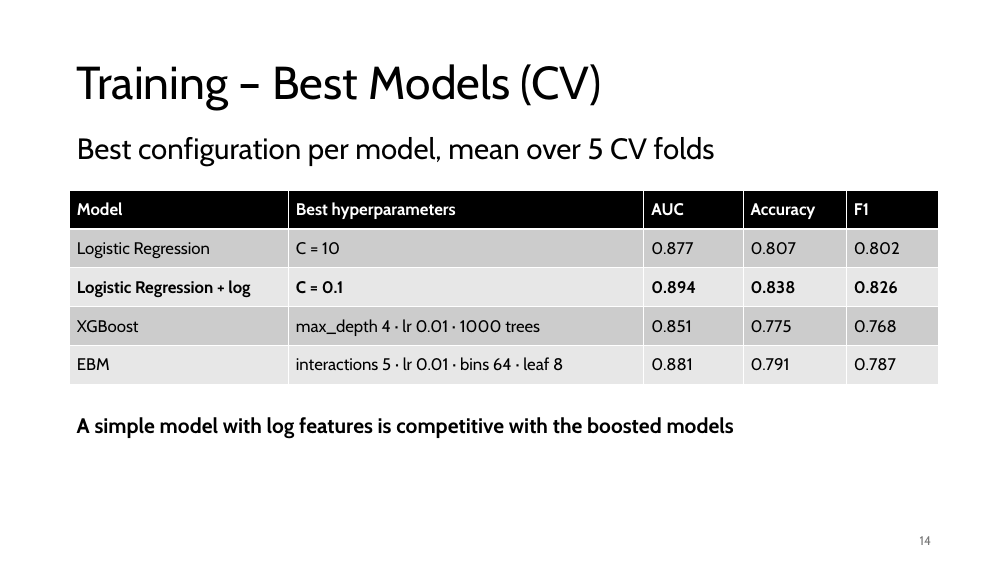
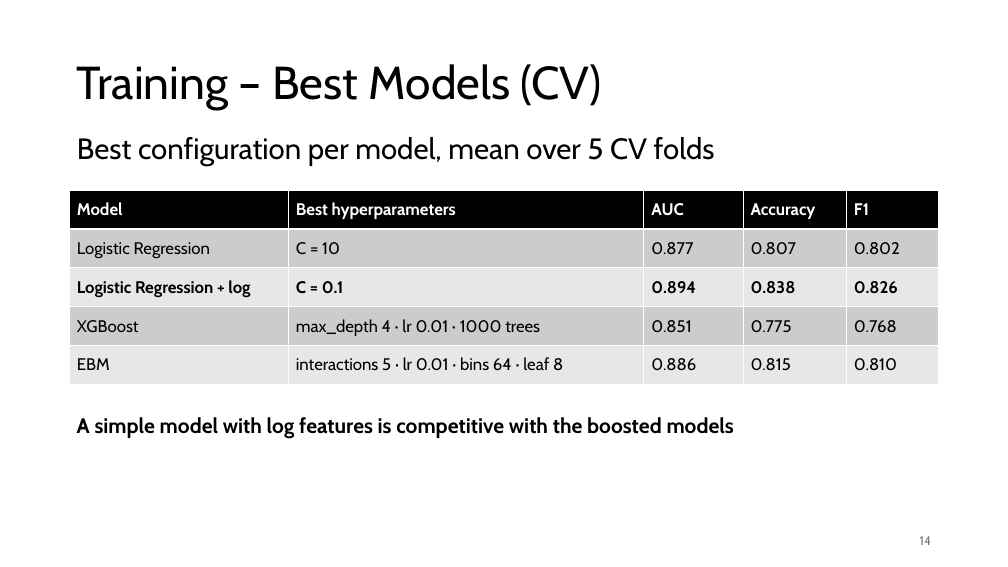
Before and after one commit to MatteoSoldini/DAT540_project, a slide deck: slide 14 of presentation.pptx. Drawn at 1008x567 pixels with LibreOffice and Linux fonts; fonts in the diff are those of the drawing. Boxes give left, top, right and bottom in pixels: in the first picture for what was removed or moved away, otherwise in the second. Text is boxed around its words. In the diff, an @@ line names an element or a change of style, - is before the commit and + after.

Commit message:
adjust presentation and report

```diff
--- a/presentation.pptx
+++ b/presentation.pptx
@@ table at (70, 191, 939, 385) @@
-row 5: EBM | interactions 5 · lr 0.01 · bins 64 · leaf 8 | 0.881 | 0.791 | 0.787
+row 5: EBM | interactions 5 · lr 0.01 · bins 64 · leaf 8 | 0.886 | 0.815 | 0.810
```
Also in this commit, not shown: 1 other file.
